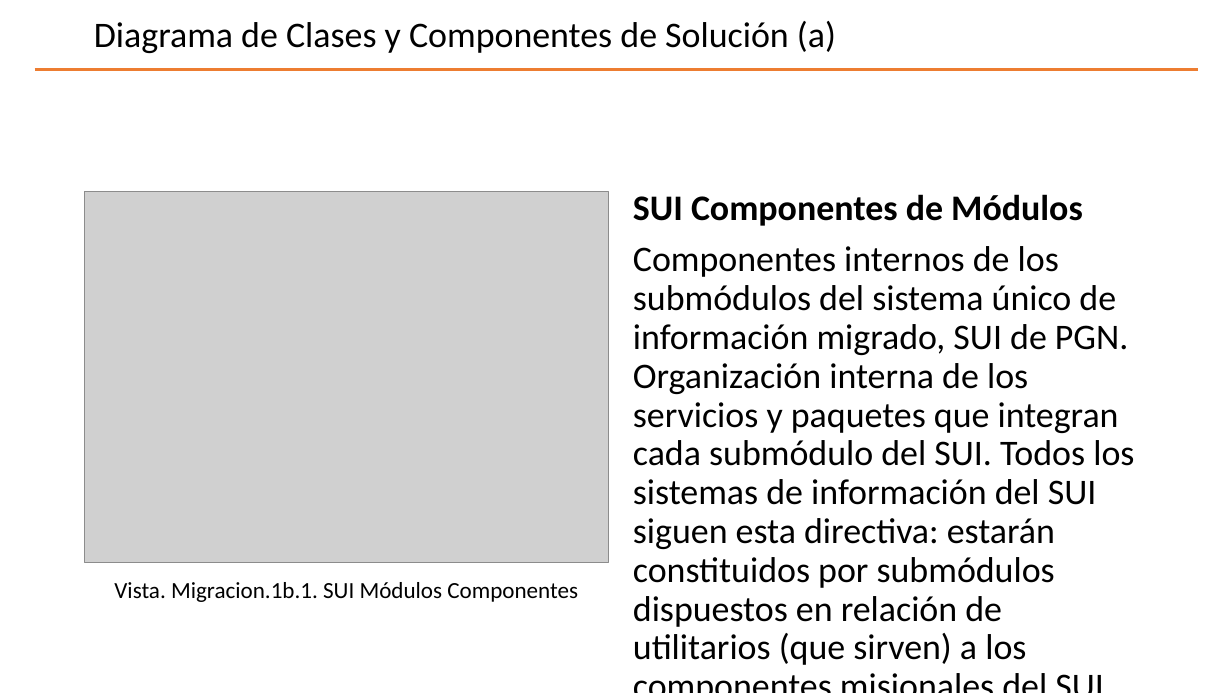
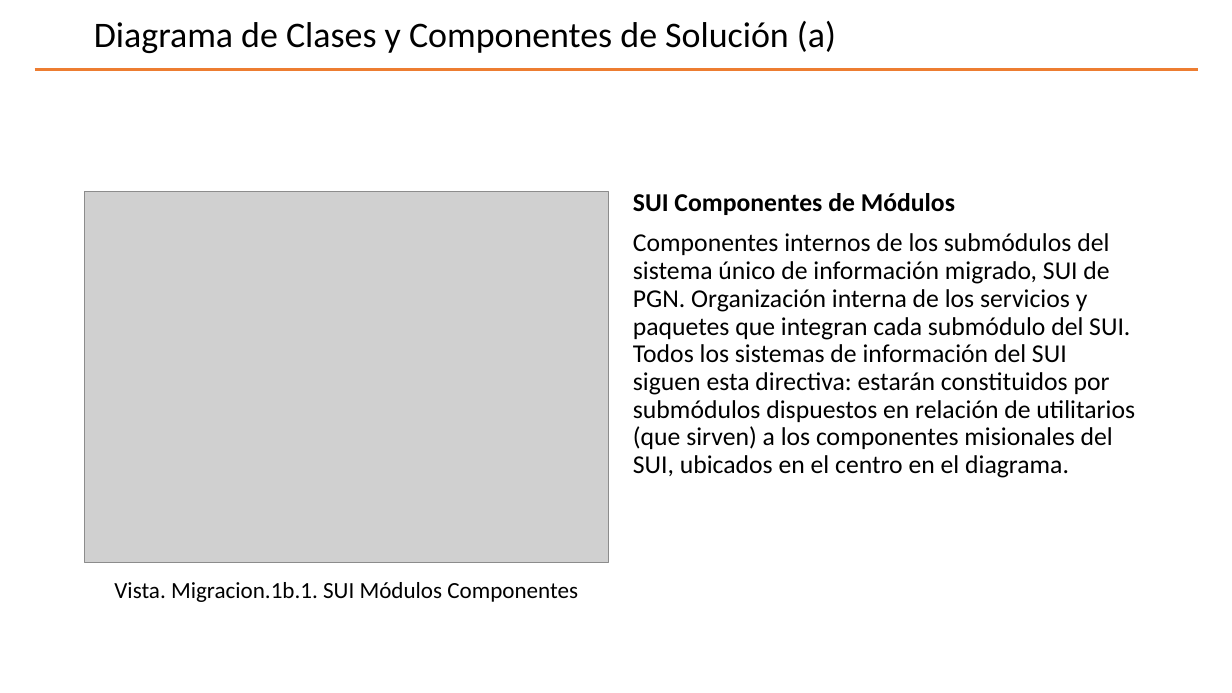
Before and after one commit to hwong23/pgn-078, a slide deck: slide 11 of content/pptxoutpt.pptx (slide 9 before the commit). Drawn at 1232x693 pixels with LibreOffice and Linux fonts; fonts in the diff are those of the drawing; grey boxes stand for pictures; background and template pictures are left out. Boxes give left, top, right and bottom in pixels: in the first picture for what was removed or moved away, otherwise in the second. Text is boxed around its words. In the diff, an @@ line names an element or a change of style, - is before the commit and + after.

```diff
--- a/content/pptxoutpt.pptx
+++ b/content/pptxoutpt.pptx
@@ text "SUI Componentes de Módulos" at [633,193,1135,478]: size 28 to 20 pt @@
```
Also in this commit, not shown: 6 other slides changed, 2 slides added, 4 other files.
